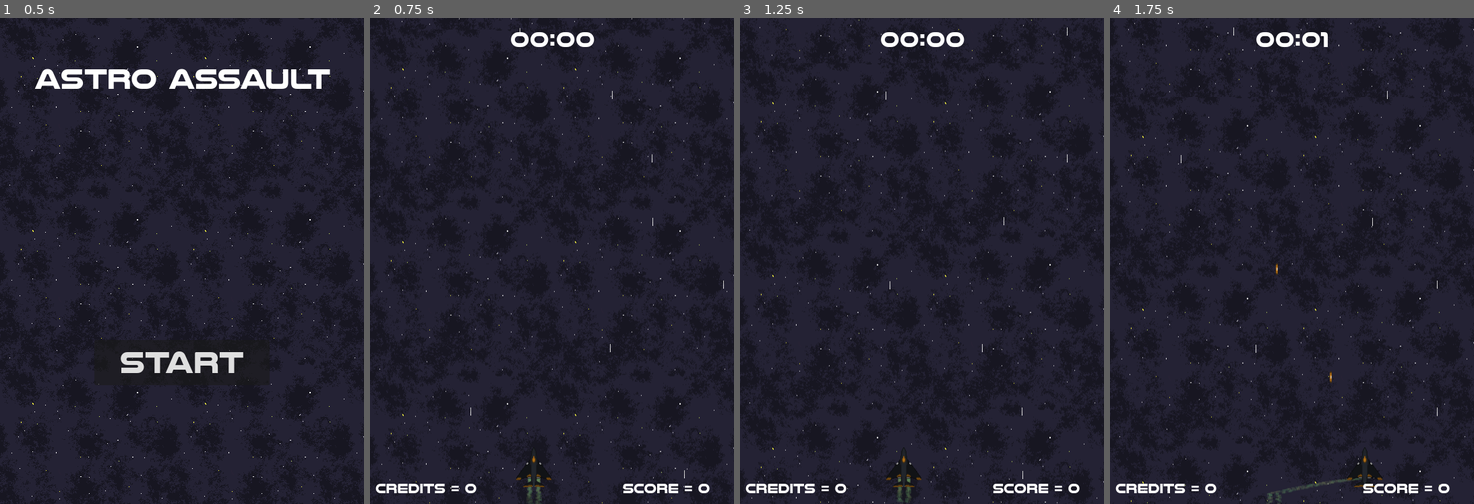
Above: before the commit, frames 1-4 (left to right).
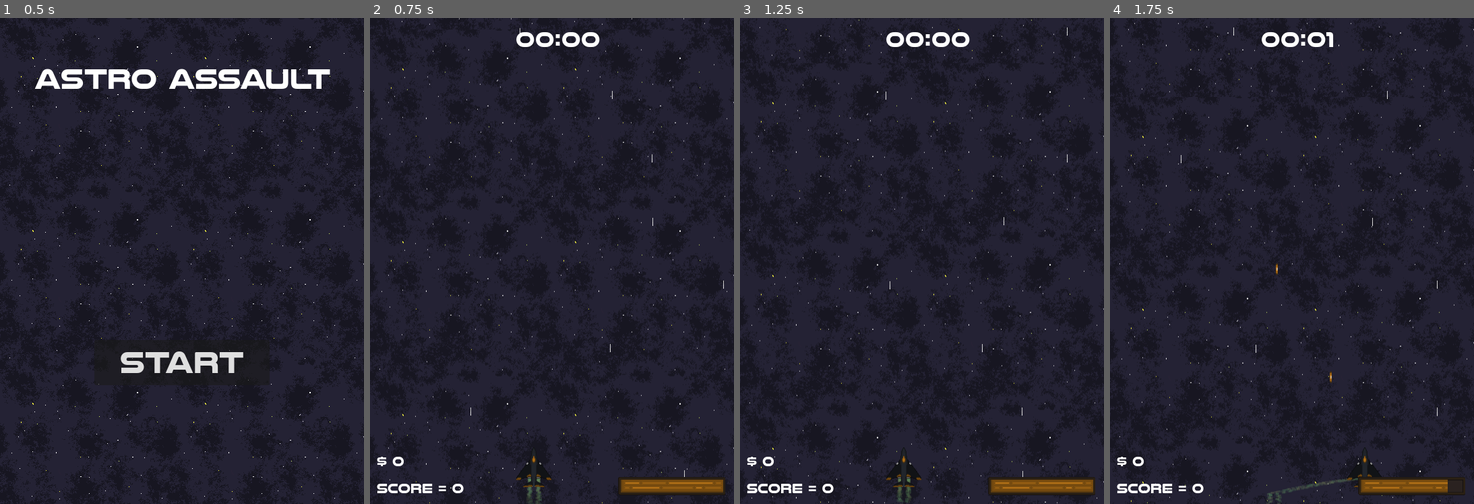
Above: after the commit, the same moments.

Repository: TarnishedAccess/Astro-Assault
Game: Godot game, scene res://Scenes/main_menu.tscn
Two runs of this game, one before a commit and one after it. Both use one fixed random seed, a clock stepped at 60 frames per second and the inputs below. Sound files missing from this copy of the repository are replaced by a short silence.
Inputs:
- Up to frame 1 (0.5 s): no input
- Up to frame 2 (0.75 s): click "START" at 0.5 s
- Up to frame 3 (1.25 s): no input
- Up to frame 4 (1.75 s): hold D (Move_right) from 1.28 s (still down); hold Space (Shoot) from 1.28 s (still down)

Frame 1 is identical in both runs. In frame 2, 1.9% of the frame differs, in the area x 1-98%, y 2-99%; in frame 3, 1.9%; in frame 4, 1.8%.

Commit message:
Basic energy system.
Added an energy system, a texture bar and some supporting functions/variables

Diff:
--- a/Scenes/drone.tscn
+++ b/Scenes/drone.tscn
@@ -26,6 +26,7 @@
 collision_mask = 5
 script = ExtResource("1_hgsxr")
 hp = 2
+score_value = 10
 
 [node name="GPUParticles2D" type="GPUParticles2D" parent="."]
 amount = 60
--- a/Scenes/drone_purple.tscn
+++ b/Scenes/drone_purple.tscn
@@ -6,7 +6,7 @@
 [node name="Drone_Purple" instance=ExtResource("1_jrcue")]
 hp = 1
 speed = 200
-score_value = 150
+score_value = 15
 
 [node name="Sprite2D" parent="." index="2"]
 scale = Vector2(1.4, 1.4)
--- a/Scenes/game.tscn
+++ b/Scenes/game.tscn
@@ -32,6 +32,7 @@
 script = ExtResource("1_wrl5f")
 enemy_scenes = Array[PackedScene]([ExtResource("3_rcs2g"), ExtResource("4_3ejpl")])
 gem_scenes = Array[PackedScene]([ExtResource("14_odscd")])
+energy_regen = 0.2
 
 [node name="SFX" type="Node2D" parent="."]
 
@@ -98,4 +99,5 @@
 stream = ExtResource("12_kuyu4")
 
 [connection signal="restart" from="UI/GameOver" to="." method="_on_game_over_restart"]
+[connection signal="fire_attempt" from="Player" to="." method="_on_player_fire_attempt"]
 [connection signal="timeout" from="EnemySpawnTimer" to="." method="_on_enemy_spawn_timer_timeout"]
--- a/Scenes/gem_yellow_small.tscn
+++ b/Scenes/gem_yellow_small.tscn
@@ -7,6 +7,7 @@
 collision_layer = 16
 gravity_space_override = 3
 gravity = 90.0
+angular_damp = 50.0
 script = ExtResource("1_1skb1")
 
 [node name="Sprite2D" type="Sprite2D" parent="."]
--- a/Scenes/hud.tscn
+++ b/Scenes/hud.tscn
@@ -1,7 +1,9 @@
-[gd_scene load_steps=6 format=3 uid="uid://d0wd5j2muhpcy"]
+[gd_scene load_steps=8 format=3 uid="uid://d0wd5j2muhpcy"]
 
 [ext_resource type="Script" path="res://Scripts/hud.gd" id="1_qqyfi"]
 [ext_resource type="FontFile" uid="uid://cwvkpo5nqlosk" path="res://Game Resources/nulshock bd.ttf" id="2_a6725"]
+[ext_resource type="Texture2D" uid="uid://44s0fjnwj1mx" path="res://Game Resources/UI/energy_emptyl.png" id="3_y033n"]
+[ext_resource type="Texture2D" uid="uid://bds0bvgwmldw5" path="res://Game Resources/UI/energy.png" id="4_forlt"]
 
 [sub_resource type="LabelSettings" id="LabelSettings_8kq1c"]
 font = ExtResource("2_a6725")
@@ -31,13 +33,13 @@
 anchor_top = 1.0
 anchor_right = 1.0
 anchor_bottom = 1.0
-offset_left = -199.0
+offset_left = -530.0
 offset_top = -44.0
+offset_right = -331.0
 grow_horizontal = 0
 grow_vertical = 0
 text = "sCORE = 9999"
 label_settings = SubResource("LabelSettings_8kq1c")
-horizontal_alignment = 1
 vertical_alignment = 1
 
 [node name="Timer_Display" type="Label" parent="."]
@@ -45,8 +47,8 @@
 anchors_preset = 5
 anchor_left = 0.5
 anchor_right = 0.5
-offset_left = -61.5
-offset_right = 61.5
+offset_left = -53.5
+offset_right = 69.5
 offset_bottom = 64.0
 grow_horizontal = 2
 text = "30:00"
@@ -61,11 +63,23 @@
 anchor_top = 1.0
 anchor_right = 1.0
 anchor_bottom = 1.0
-offset_left = -532.0
-offset_top = -44.0
-offset_right = -333.0
+offset_left = -530.0
+offset_top = -84.0
+offset_right = -437.0
+offset_bottom = -40.0
 grow_horizontal = 0
 grow_vertical = 0
-text = "Credits = 9999"
+text = "$ 9999"
 label_settings = SubResource("LabelSettings_avxs1")
 vertical_alignment = 1
+
+[node name="TextureProgressBar" type="TextureProgressBar" parent="."]
+layout_mode = 0
+offset_left = 368.0
+offset_top = 680.0
+offset_right = 527.0
+offset_bottom = 707.0
+value = 50.0
+texture_under = ExtResource("3_y033n")
+texture_progress = ExtResource("4_forlt")
+texture_progress_offset = Vector2(4, 4)
--- a/Scripts/game.gd
+++ b/Scripts/game.gd
@@ -6,6 +6,9 @@
 @export var difficulty_ramp = 1
 @export var minimum_spawn_time = 0.5
 @export var initial_spawn_time = 2
+
+@export var max_energy = 100
+@export var energy_regen = 0.15
 
 @onready var player_spawn = $Spawn
 @onready var laser_container = $LaserContainer
@@ -33,6 +36,7 @@
 var highscore
 var scroll_speed = 100
 var timer = 0.0
+var energy = max_energy
 
 var credits = 0:
 	set(value):
@@ -68,6 +72,7 @@
 	hud.timer = "%02d:%02d" % [minutes, seconds]
 # Called every frame. 'delta' is the elapsed time since the previous frame.
 func _process(delta):
+
 	if Input.is_action_just_pressed("Pause"):
 		get_tree().paused = true
 		pause.visible = true
@@ -75,6 +80,10 @@
 	paraback.scroll_offset.y += delta * scroll_speed
 	if paraback.scroll_offset.y >= 720:
 		paraback.scroll_offset.y = 0
+
+	energy += energy_regen
+	energy = clamp(energy, 0, max_energy)
+	hud.energy = energy
 
 	timer += delta
 	timer_function(timer)
@@ -126,3 +135,8 @@
 func _on_gem_collected(value):
 	credits += value
 	pickup_sound.play()
+
+func _on_player_fire_attempt(energy_cost):
+	if energy_cost <= energy:
+		player.shoot()
+		energy -= energy_cost
--- a/Scripts/gem_yellow_small.gd
+++ b/Scripts/gem_yellow_small.gd
@@ -2,7 +2,8 @@
 
 signal collected
 var value = 1
-var speed = -4
+var speed = randf_range(-1, -4)
+var angular_speed = randf_range(-0.5, 0.5)
 var rotation_direction = randi()%2
 #Gem randomly rotates to the left or the right. Does nothing but looks better I think
 
@@ -11,6 +12,7 @@
 	if speed > 6:
 		speed = 6
 	global_position.y += speed
+	global_position.x += angular_speed
 	if rotation_direction:
 		rotation += 2 * delta
 	else:
--- a/Scripts/hud.gd
+++ b/Scripts/hud.gd
@@ -10,4 +10,8 @@
 
 @onready var currency = $Currency_Display:
 	set(value):
-		currency.text = "Credits = " + str(value)
+		currency.text = "$ " + str(value)
+
+@onready var energy = $TextureProgressBar:
+	set(level):
+		energy.value = level
--- a/Scripts/player.gd
+++ b/Scripts/player.gd
@@ -2,9 +2,11 @@
 
 signal laser_shot(laser_scene, location)
 signal died
+signal fire_attempt
 
 @export var speed = 300
 @export var ROF = 0.25
+@export var energy_cost = 10
 
 @onready var gunmuzzle = $GunMuzzle
 
@@ -14,10 +16,7 @@
 func _process(delta):
 	if Input.is_action_pressed("Shoot"):
 		if !shoot_CD:
-			shoot_CD = true
-			shoot()
-			await(get_tree().create_timer(ROF).timeout)
-			shoot_CD = false
+			fire_attempt.emit(energy_cost)
 
 func _physics_process(delta):
 	var direction = Vector2(Input.get_axis("Move_left", "Move_right"), Input.get_axis("Move_up", "Move_down"))
@@ -26,7 +25,10 @@
 	global_position = global_position.clamp(Vector2.ZERO, get_viewport_rect().size)
 
 func shoot():
+	shoot_CD = true
 	laser_shot.emit(laser_scene, gunmuzzle.global_position)
+	await(get_tree().create_timer(ROF).timeout)
+	shoot_CD = false
 
 func die():
 	died.emit()
--- a/project.godot
+++ b/project.godot
@@ -55,6 +55,7 @@
 Shoot={
 "deadzone": 0.5,
 "events": [Object(InputEventKey,"resource_local_to_scene":false,"resource_name":"","device":-1,"window_id":0,"alt_pressed":false,"shift_pressed":false,"ctrl_pressed":false,"meta_pressed":false,"pressed":false,"keycode":0,"physical_keycode":32,"key_label":0,"unicode":32,"echo":false,"script":null)
+, Object(InputEventMouseButton,"resource_local_to_scene":false,"resource_name":"","device":-1,"window_id":0,"alt_pressed":false,"shift_pressed":false,"ctrl_pressed":false,"meta_pressed":false,"button_mask":0,"position":Vector2(0, 0),"global_position":Vector2(0, 0),"factor":1.0,"button_index":1,"canceled":false,"pressed":false,"double_click":false,"script":null)
 ]
 }
 
Binary file added: Game Resources/UI/energy.png
Not shown, added: Game Resources/UI/energy.png.import
Binary file added: Game Resources/UI/energy_emptyl.png
Not shown, added: Game Resources/UI/energy_emptyl.png.import
Binary file added: Game Resources/UI/energy_full.png
Not shown, added: Game Resources/UI/energy_full.png.import
